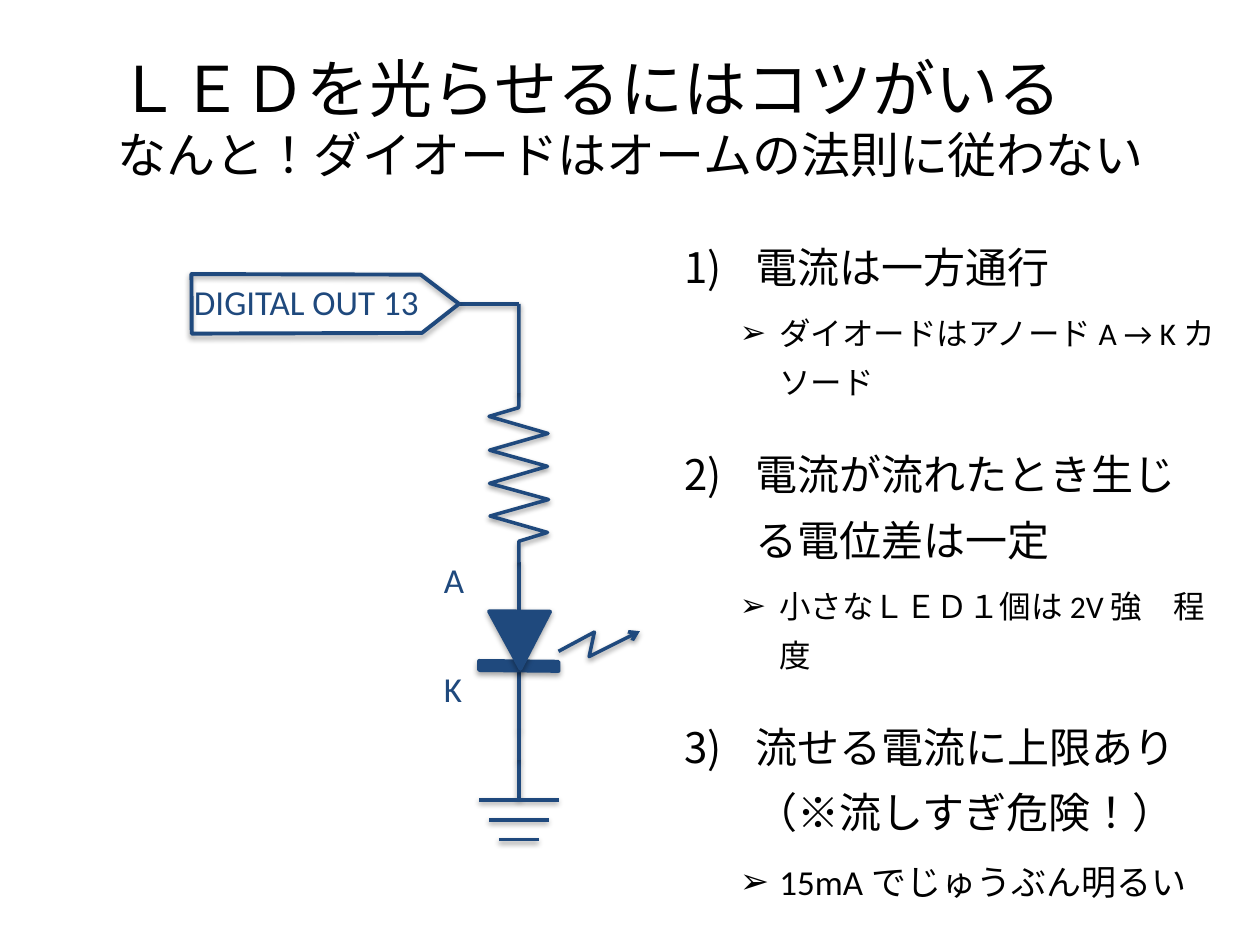
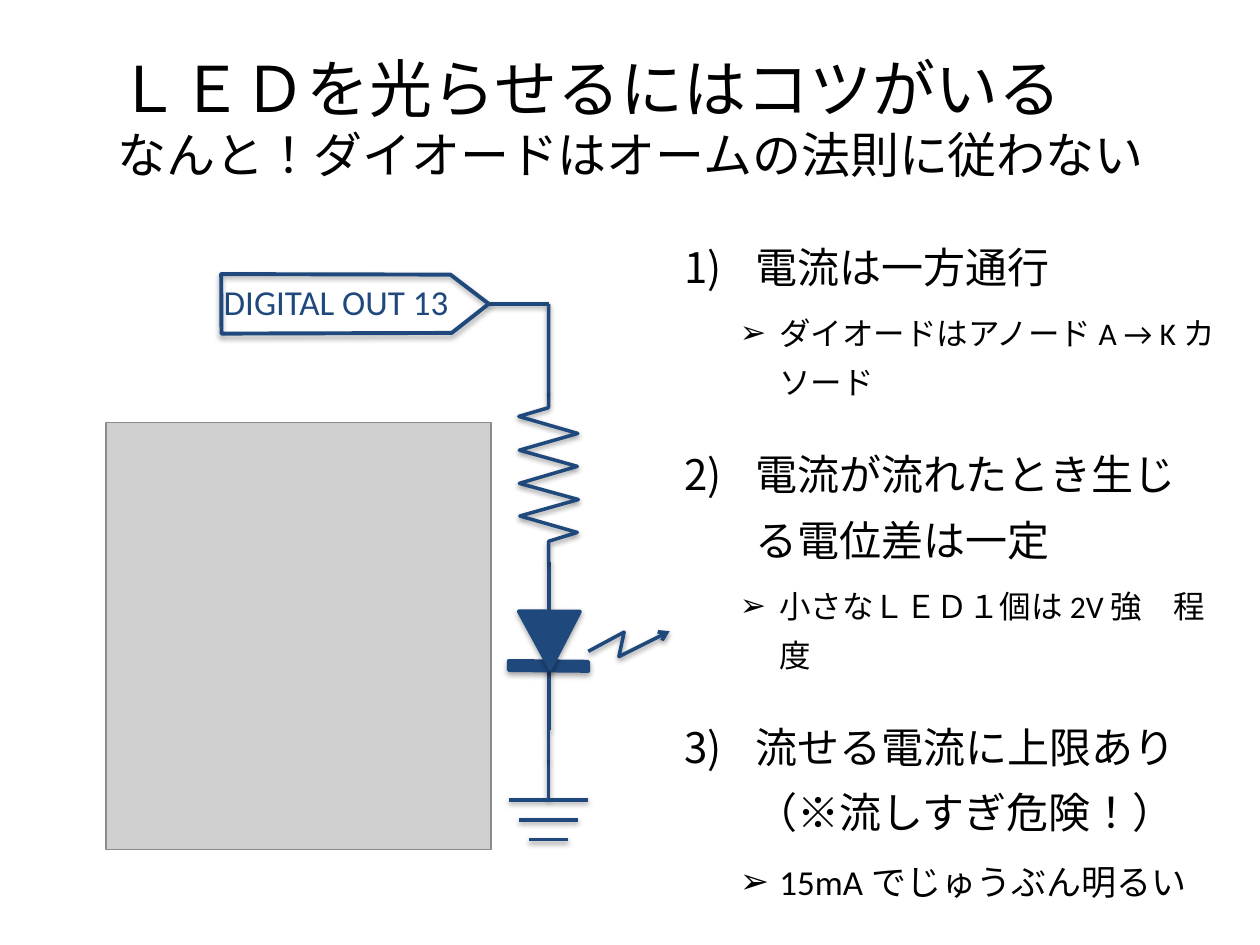
Before and after one commit to MatsK/Courses, a slide deck: slide 22 of CS2/Arduino入門：Arduino IDE 言語篇.pptx. Drawn at 1260x945 pixels with LibreOffice and Linux fonts; fonts in the diff are those of the drawing; grey boxes stand for pictures; background and template pictures are left out. Boxes give left, top, right and bottom in pixels: in the first picture for what was removed or moved away, otherwise in the second. Text is boxed around its words. In the diff, an @@ line names an element or a change of style, - is before the commit and + after.

```diff
--- a/CS2/Arduino入門：Arduino IDE 言語篇.pptx
+++ b/CS2/Arduino入門：Arduino IDE 言語篇.pptx
@@ picture added at (106,422,491,849) @@
@@ text removed at (444,570,464,593) @@
-A
@@ text removed at (444,679,462,702) @@
-K
@@ 8 lines, 5 freeform shapes, 1 text: place and size @@
-8 lines, 5 freeform shapes, 1 text at (191,274,640,839)
+8 lines, 5 freeform shapes, 1 text at (221,274,670,839)
```
Also in this commit, not shown: 12 other slides changed, 2 slides added, 1 slide removed, 1 other file.
